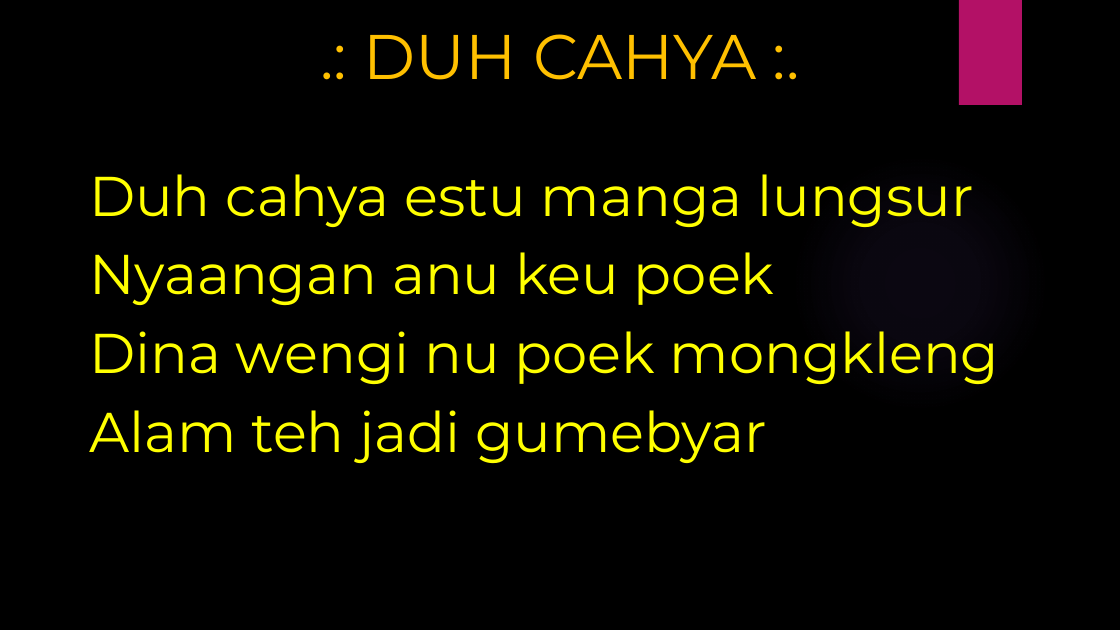
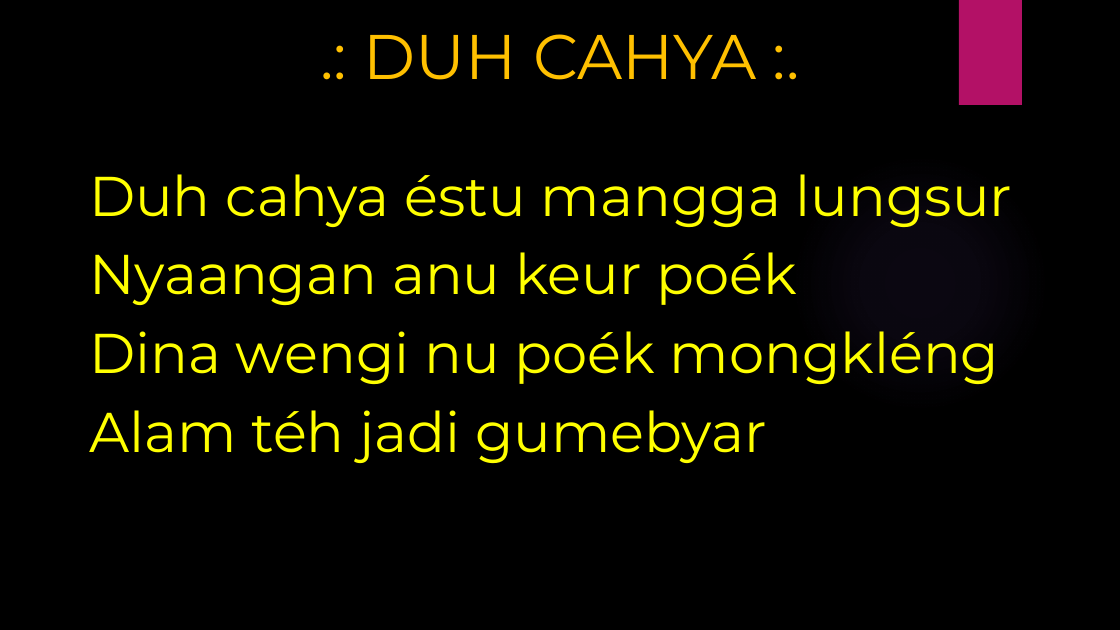
Before and after one commit to laurensius/Slide_Misa_KRC, a slide deck: slide 2 of 2020 12 tanggal 19 - 20/Slide Misa Bahasa Sunda.pptx. Drawn at 1120x630 pixels with LibreOffice and Linux fonts; fonts in the diff are those of the drawing; background and template pictures are left out. Boxes give left, top, right and bottom in pixels: in the first picture for what was removed or moved away, otherwise in the second. Text is boxed around its words. In the diff, an @@ line names an element or a change of style, - is before the commit and + after.

```diff
--- a/2020 12 tanggal 19 - 20/Slide Misa Bahasa Sunda.pptx
+++ b/2020 12 tanggal 19 - 20/Slide Misa Bahasa Sunda.pptx
@@ text at box(89, 174, 1013, 463): text changed @@
-Duh cahya estu manga lungsur
-Nyaangan anu keu poek
-Dina wengi nu poek mongkleng
-Alam teh jadi gumebyar
+Duh cahya éstu mangga lungsur
+Nyaangan anu keur poék
+Dina wengi nu poék mongkléng
+Alam téh jadi gumebyar
```
Also in this commit, not shown: 11 other slides changed, 1 slide added, 1 slide removed, 9 other files.
